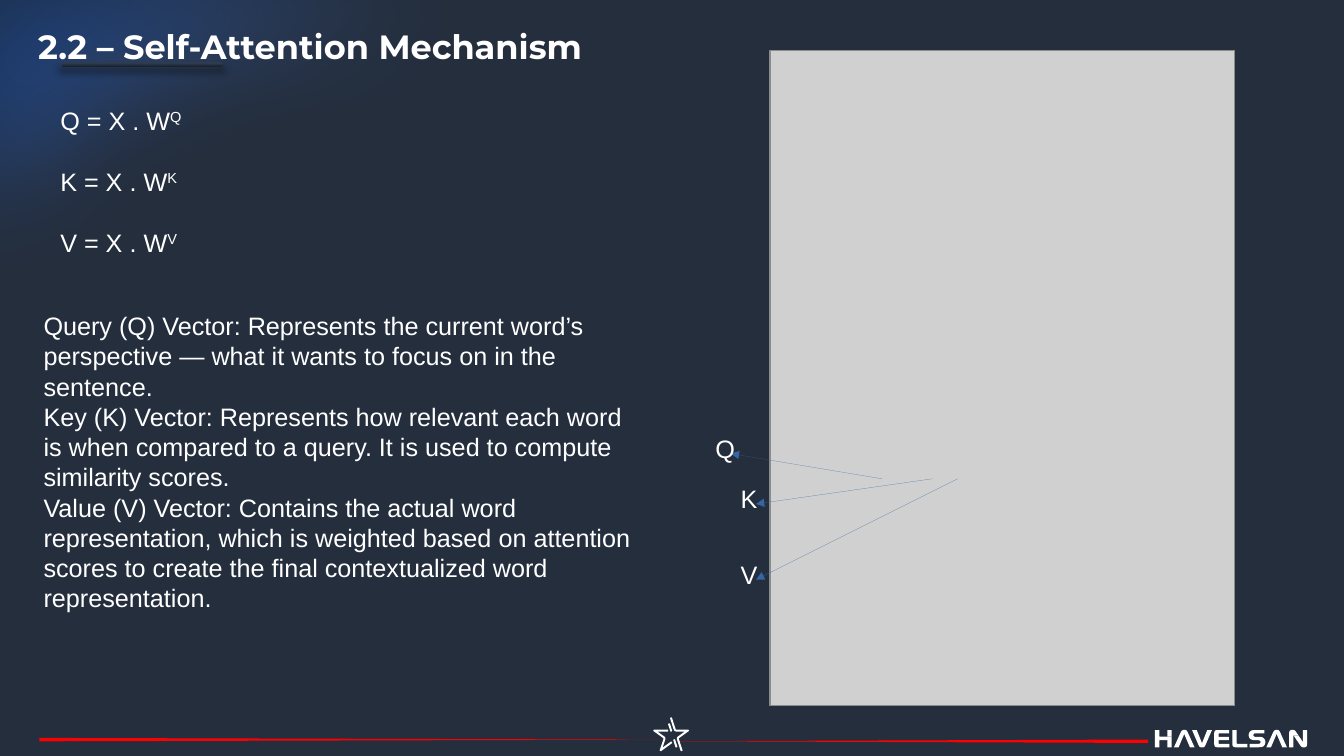
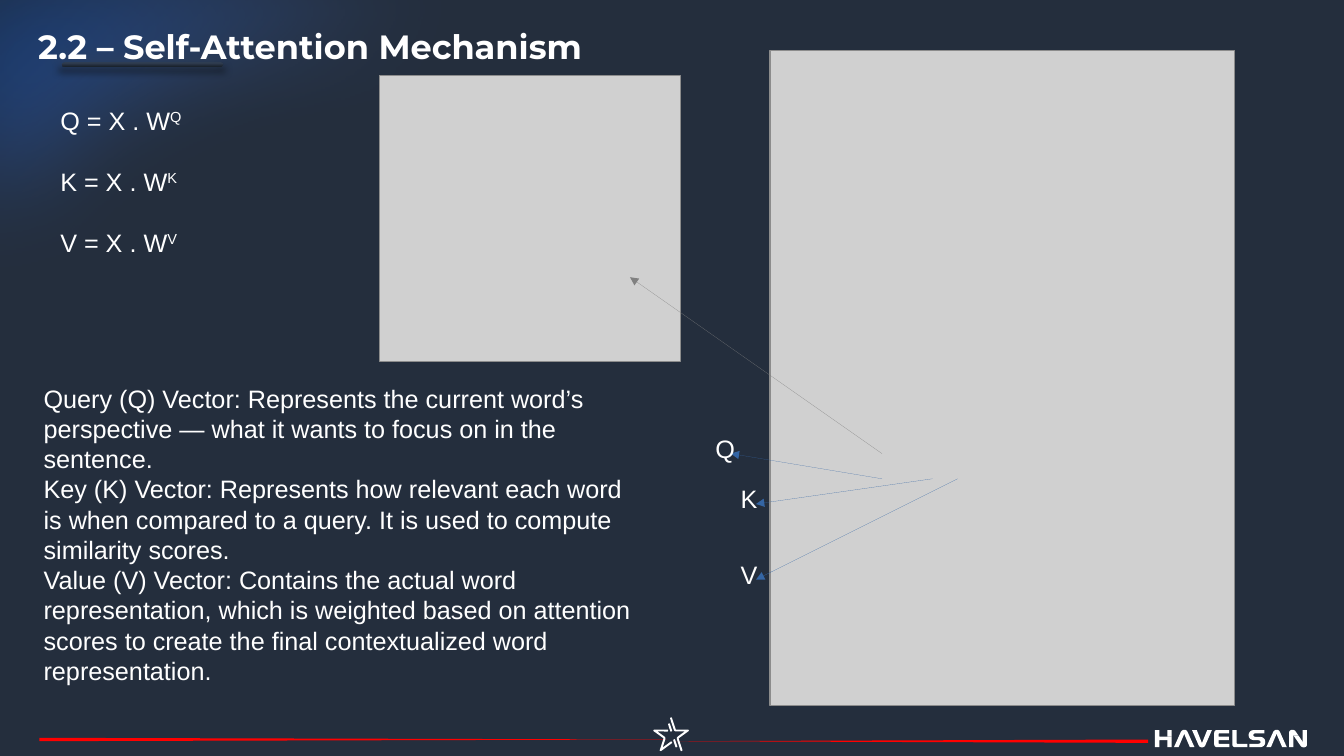
Before and after one commit to havelsan/YZ_EGITIM, a slide deck: slide 14 of presentations/02.Day_2_—_LLMs_Generative_AI_and_Modern_AI_Stack.pptx. Drawn at 1344x756 pixels with LibreOffice and Linux fonts; fonts in the diff are those of the drawing; grey boxes stand for pictures. Boxes give left, top, right and bottom in pixels: in the first picture for what was removed or moved away, otherwise in the second. Text is boxed around its words. In the diff, an @@ line names an element or a change of style, - is before the commit and + after.

```diff
--- a/presentations/02.Day_2_—_LLMs_Generative_AI_and_Modern_AI_Stack.pptx
+++ b/presentations/02.Day_2_—_LLMs_Generative_AI_and_Modern_AI_Stack.pptx
@@ freeform shape at box(0, 0, 1148, 587): outline redrawn @@
@@ picture added at box(379, 76, 681, 361) @@
@@ arrow added from (882, 454) to (630, 277), #808080 0 pt @@
@@ text "Query (Q) Vector: Represents the ...": place and size @@
-text "Query (Q) Vector: Represents the ..." at box(44, 316, 631, 613)
+text "Query (Q) Vector: Represents the ..." at box(44, 389, 631, 685)
@@ freeform shape at box(653, 718, 689, 752): outline redrawn @@
```
Also in this commit, not shown: 21 other slides changed, 1 slide added, 1 slide removed, 6 other files.
